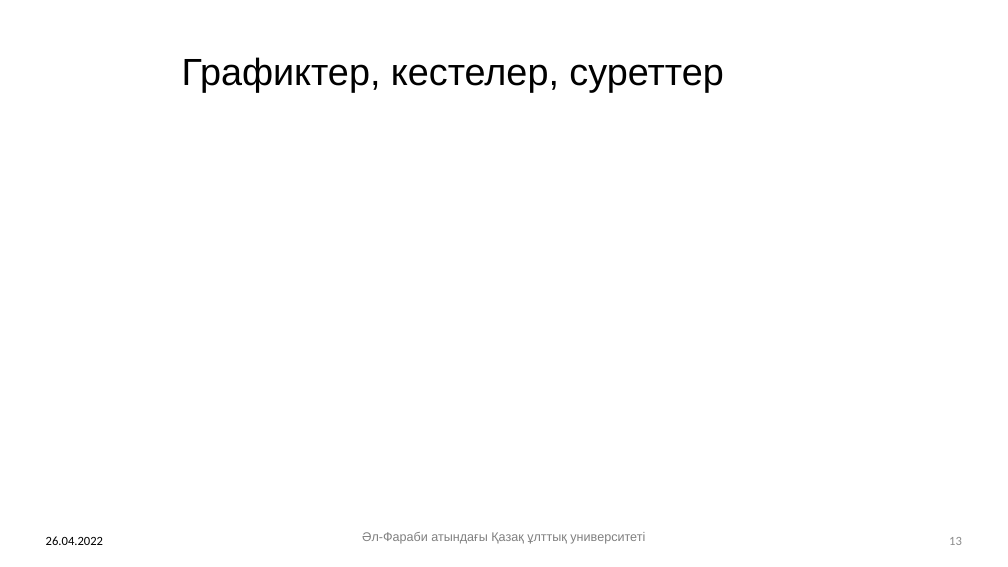
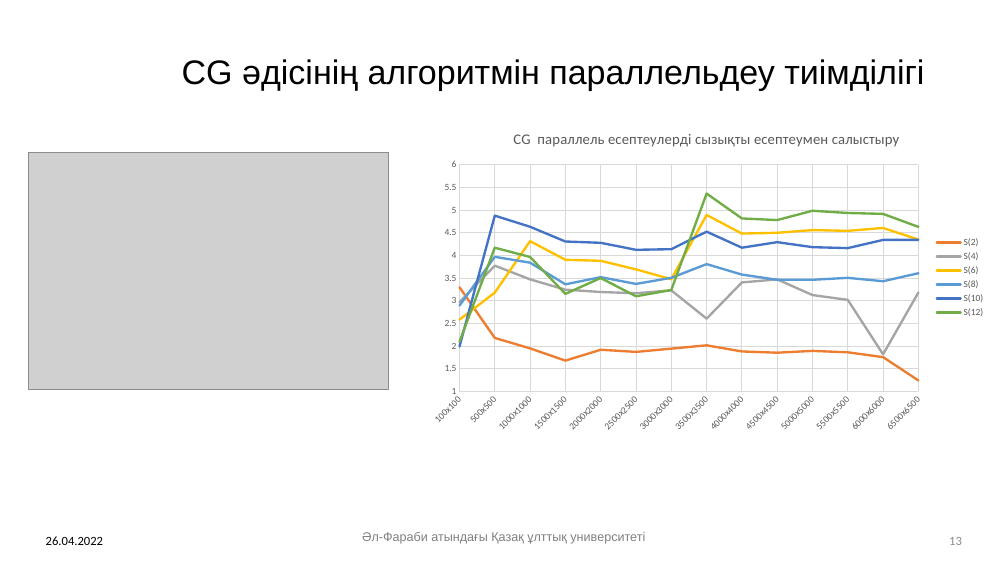
Before and after one commit to Narqyz/satj, a slide deck: slide 13 of Пример каз.pptx. Drawn at 1008x567 pixels with LibreOffice and Linux fonts; fonts in the diff are those of the drawing; grey boxes stand for pictures; background and template pictures are left out. Boxes give left, top, right and bottom in pixels: in the first picture for what was removed or moved away, otherwise in the second. Text is boxed around its words. In the diff, an @@ line names an element or a change of style, - is before the commit and + after.

```diff
--- a/Пример каз.pptx
+++ b/Пример каз.pptx
@@ title at bbox=[182, 59, 924, 91]: text changed; size 36 to 32.4 pt @@
-Графиктер, кестелер, суреттер
+CG әдісінің алгоритмін параллельдеу тиімділігі
@@ line chart added at bbox=[421, 116, 993, 439] @@
+title "CG  параллель есептеулерді сызықты есептеумен салыстыру "
+categories: 100x100, 500x500, 1000x1000, 1500x1500, 2000x2000, 2500x2500, 3000x3000, 3500x3500, 4000x4000, 4500x4500, 5000x5000, 5500x5500, 6000x6000, 6500x6500
+S(2): 3.3, 2.2, 1.9, 1.7, 1.9, 1.9, 1.9, 2, 1.9, 1.9, 1.9, 1.9, 1.8, 1.2
+S(4): 3, 3.8, 3.5, 3.2, 3.2, 3.2, 3.2, 2.6, 3.4, 3.5, 3.1, 3, 1.8, 3.2
+S(6): 2.6, 3.2, 4.3, 3.9, 3.9, 3.7, 3.5, 4.9, 4.5, 4.5, 4.6, 4.5, 4.6, 4.3
+S(8): 2.9, 4, 3.8, 3.4, 3.5, 3.4, 3.5, 3.8, 3.6, 3.5, 3.5, 3.5, 3.4, 3.6
+S(10): 2, 4.9, 4.6, 4.3, 4.3, 4.1, 4.1, 4.5, 4.2, 4.3, 4.2, 4.2, 4.3, 4.3
+S(12): 2.1, 4.2, 4, 3.1, 3.5, 3.1, 3.2, 5.4, 4.8, 4.8, 5, 4.9, 4.9, 4.6
@@ picture added at bbox=[28, 152, 388, 389] @@
```
Also in this commit, not shown: 6 other slides changed.
